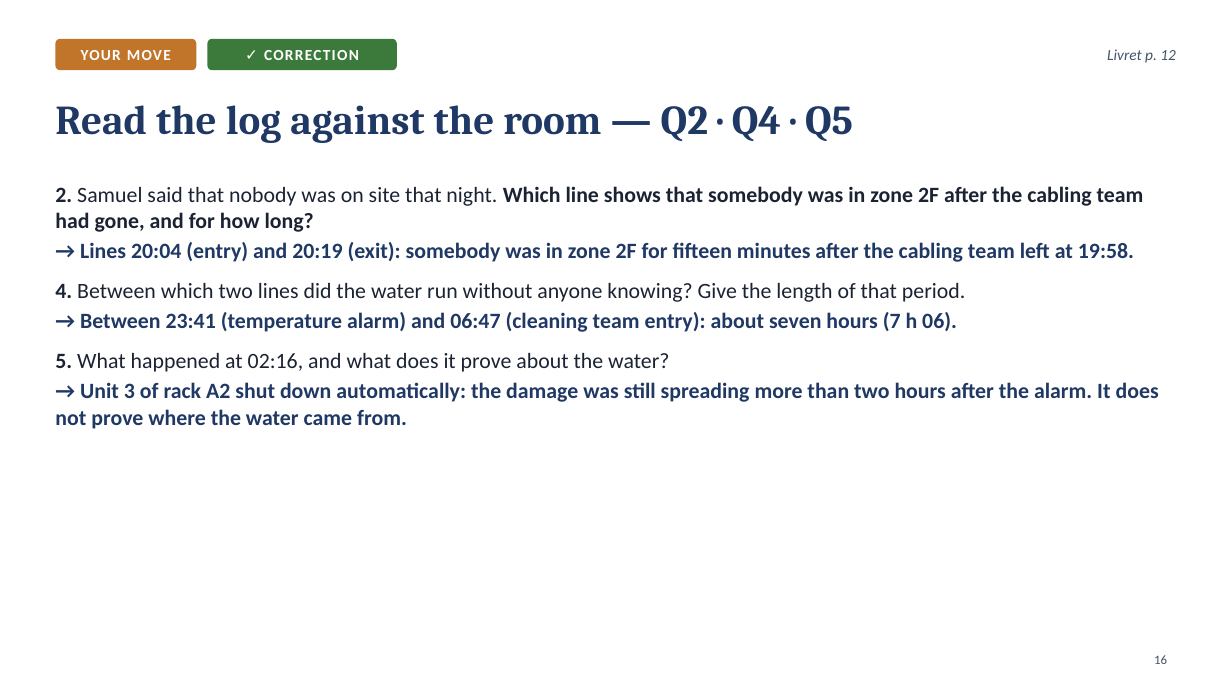
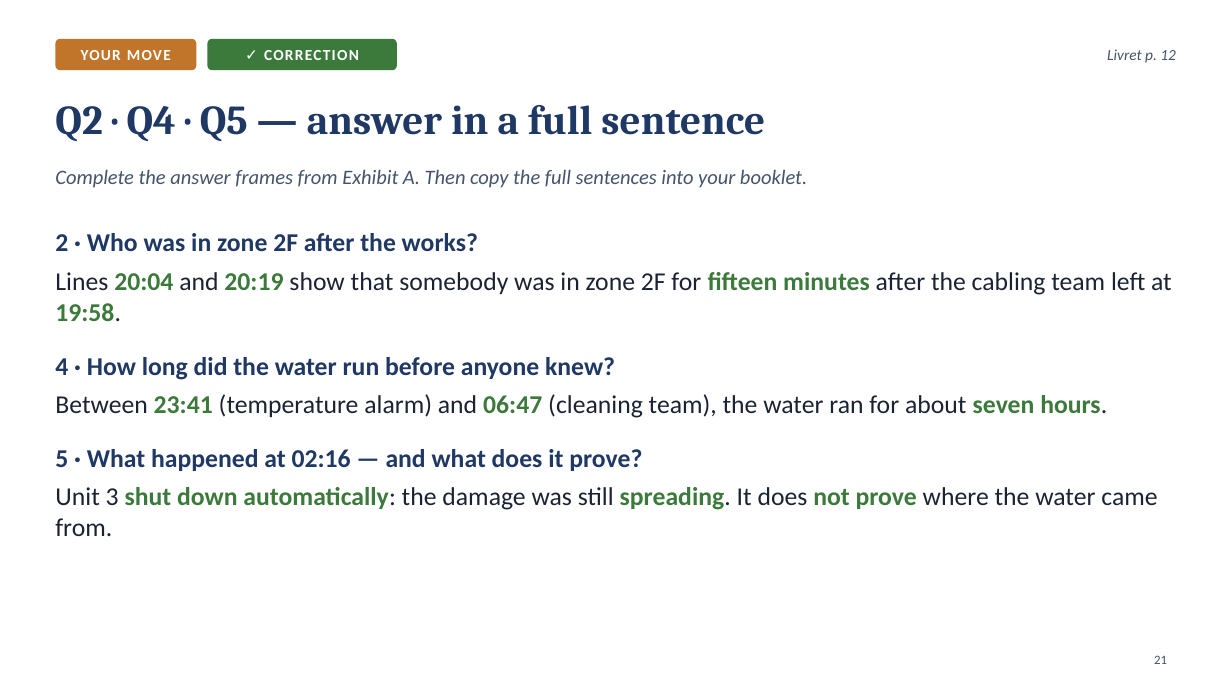
Before and after one commit to ajouniaux/talenleren, a slide deck: slide 21 of powerpoints/Seance_06_Scene3_The_log.pptx (slide 16 before the commit). Drawn at 1232x693 pixels with LibreOffice and Linux fonts; fonts in the diff are those of the drawing. Boxes give left, top, right and bottom in pixels: in the first picture for what was removed or moved away, otherwise in the second. Text is boxed around its words. In the diff, an @@ line names an element or a change of style, - is before the commit and + after.

```diff
--- a/powerpoints/Seance_06_Scene3_The_log.pptx
+++ b/powerpoints/Seance_06_Scene3_The_log.pptx
@@ title at [55,105,765,141]: text changed @@
-Read the log against the room — Q2 · Q4 · Q5
+Q2 · Q4 · Q5 — answer in a full sentence
@@ text added at [55,169,807,188], 16 pt, text #44546A, italic @@
+Complete the answer frames from Exhibit A. Then copy the full sentences into your booklet.
@@ text at [55,233,1172,536]: text changed; size 17 to 20 pt; text colour #1F3864 to #1B2333 @@
-2. Samuel said that nobody was on site that night. Which line shows that somebody was in zone 2F after the cabling team had gone, and for how long?
-→ Lines 20:04 (entry) and 20:19 (exit): somebody was in zone 2F for fifteen minutes after the cabling team left at 19:58.
-4. Between which two lines did the water run without anyone knowing? Give the length of that period.
-→ Between 23:41 (temperature alarm) and 06:47 (cleaning team entry): about seven hours (7 h 06).
-5. What happened at 02:16, and what does it prove about the water?
-→ Unit 3 of rack A2 shut down automatically: the damage was still spreading more than two hours after the alarm. It does not prove where the water came from.
+2 · Who was in zone 2F after the works?
+Lines 20:04 and 20:19 show that somebody was in zone 2F for fifteen minutes after the cabling team left at 19:58.
+4 · How long did the water run before anyone knew?
+Between 23:41 (temperature alarm) and 06:47 (cleaning team), the water ran for about seven hours.
+5 · What happened at 02:16 — and what does it prove?
+Unit 3 shut down automatically: the damage was still spreading. It does not prove where the water came from.
@@ page number at [1154,655,1167,664]: text changed @@
-16
+21
```
Also in this commit, not shown: 5 other slides changed, 13 slides added, 10 slides removed, 9 other files.
